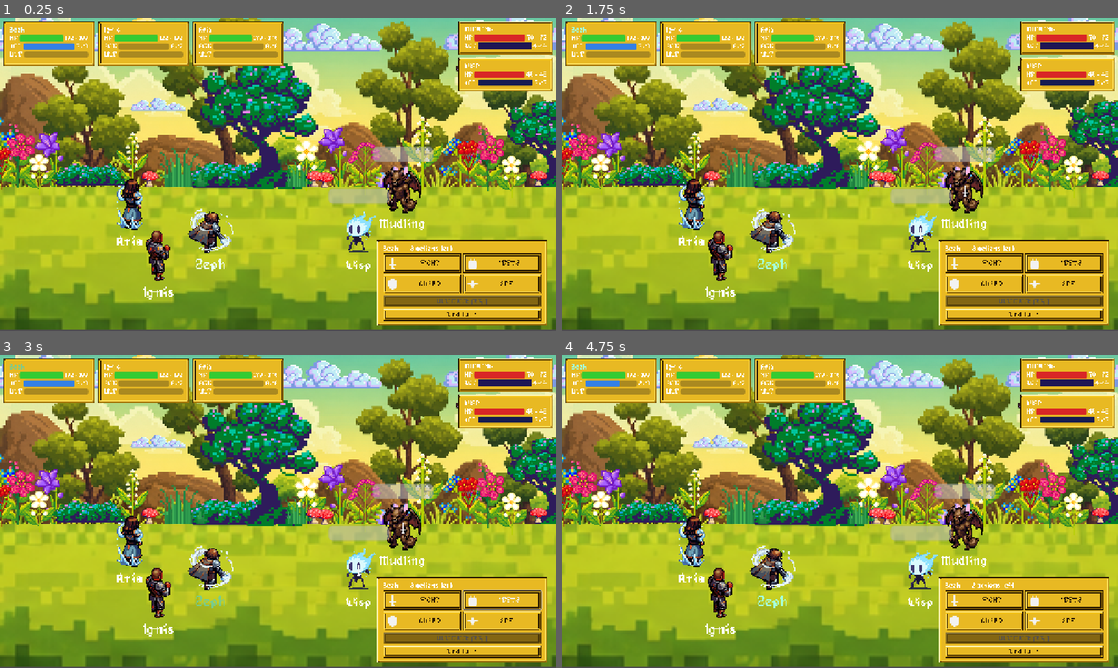
Above: before the commit, frames 1-4 (two rows, left to right).
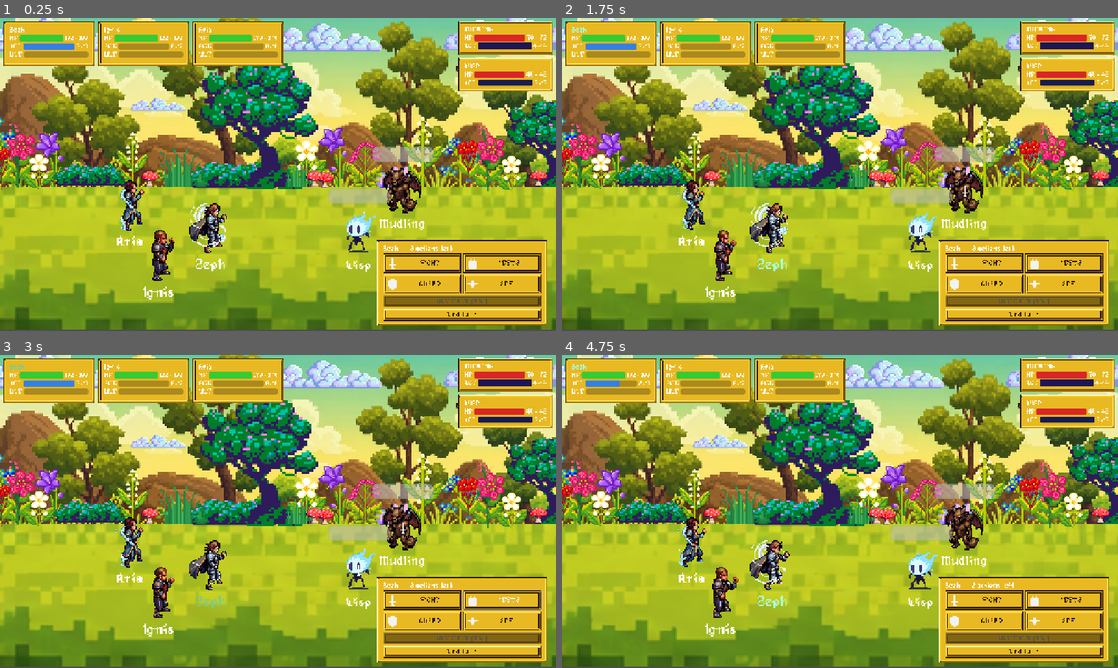
Above: after the commit, the same moments.

Repository: j75484696-bot/rpg_game_dmitra
Game: Godot game, scene res://scenes/battle/battle.tscn
Two runs of this game, one before a commit and one after it. Both use one fixed random seed, a clock stepped at 60 frames per second and the inputs below.
Inputs (mouse positions are in pixels of both pictures, inside the frame that each line leads up to):
- Up to frame 1 (0.25 s): no input
- Up to frame 2 (1.75 s): click "FIGHT" at 0.5 s; drag from (773, 227) to (962, 190) at 1.27 s
- Up to frame 3 (3 s): drag from (161, 592) to (400, 527) at 2.02 s; move the mouse to (127, 539) at 2.77 s; hold Right (ui_right) from 2.78 s (still down); click (127, 539) at 2.92 s
- Up to frame 4 (4.75 s): release Right (ui_right) at 3.5 s; click "ITEMS" at 3.5 s; drag from (962, 527) to (723, 592) at 4.27 s

The runs differ from the first frame. In frame 1, 1.7% of the frame differs, in the area x 21-42%, y 51-84%; in frame 2, 1.7%; in frame 3, 1.7%; in frame 4, 1.8%, in the area x 20-42%, y 51-84%.

Commit message:
Replace hero battle sprites and teach SpriteSheet to read grids
New idles for Ignis, Aria and Zeph: 192x192, a 3x3 grid of 64x64 cells,
8 frames used and the last slot blank.

SpriteSheet previously only sliced a single horizontal row. It now
handles both and works the layout out itself -- columns and rows from
the texture dimensions, frame count from how many cells have pixels in
them. Nothing is configured per file, so grid heroes and single-row
enemies coexist.

Fully transparent cells are SKIPPED. A square grid usually leaves
trailing slots empty, and a blank frame in a loop reads as a stutter.

Verified: heroes read the grid left-to-right, top-to-bottom, and the
empty cell at (128,128) is absent. Enemy strips unchanged.

  Zeph / Ignis / Aria   8 frames  (0,0) (64,0) (128,0) (0,64) ... (64,128)
  Mudling / Wisp        8 frames  (0,0) (64,0) (128,0) ... (448,0)

Guards one silent failure: a sheet of entirely blank cells would leave
an animation with zero frames, which Godot draws as nothing at all --
the sprite would just vanish, with no error. That falls back to slicing
the whole grid.

Co-Authored-By: Claude Opus 5 <noreply@anthropic.com>

Diff:
--- a/core/SpriteSheet.gd
+++ b/core/SpriteSheet.gd
@@ -56,8 +56,47 @@
 		frames.add_frame(ANIM, slice)
 	return frames
 
-# Frame count inferred from the texture, so a strip can be re-exported with a
-# different number of frames without touching code.
+# Slice any sheet, single row or grid, without being told which.
+#
+# Cells are read left-to-right, top-to-bottom. Fully transparent cells are
+# SKIPPED — sheets are often laid out on a square grid with the last slot or
+# two left empty, and a blank frame in the loop reads as a stutter.
+#
+# Nothing about the layout is passed in: the grid comes from the texture
+# dimensions and the frame count from how many cells have pixels in them. A
+# sheet re-exported with more frames, or a different number of rows, just works.
 static func strip_auto(texture: Texture2D, cell: int = 64, fps: float = 12.0) -> SpriteFrames:
-	var count: int = max(1, int(texture.get_width() / cell))
-	return strip(texture, cell, count, fps)
+	var cols: int = max(1, int(texture.get_width() / cell))
+	var rows: int = max(1, int(texture.get_height() / cell))
+	if rows == 1:
+		return strip(texture, cell, cols, fps)
+
+	var frames := SpriteFrames.new()
+	frames.clear_all()
+	frames.add_animation(ANIM)
+	frames.set_animation_loop(ANIM, true)
+	frames.set_animation_speed(ANIM, fps)
+
+	var image := texture.get_image()
+	for row in rows:
+		for col in cols:
+			if _is_blank(image, col * cell, row * cell, cell):
+				continue
+			var slice := AtlasTexture.new()
+			slice.atlas = texture
+			slice.region = Rect2(col * cell, row * cell, cell, cell)
+			slice.filter_clip = true
+			frames.add_frame(ANIM, slice)
+
+	# A sheet of entirely blank cells would leave an animation with no frames,
+	# which Godot draws as nothing at all. Fall back to the whole grid.
+	if frames.get_frame_count(ANIM) == 0:
+		return strip(texture, cell, cols * rows, fps)
+	return frames
+
+static func _is_blank(image: Image, x: int, y: int, cell: int) -> bool:
+	for py in range(y, min(y + cell, image.get_height())):
+		for px in range(x, min(x + cell, image.get_width())):
+			if image.get_pixel(px, py).a > 0.0:
+				return false
+	return true
Binary file changed: assets/sprites/characters/hero_aria_bidle.png
Binary file changed: assets/sprites/characters/hero_ignis_bidle.png
Binary file changed: assets/sprites/characters/hero_zeph_bidle.png
Not shown, changed: CHANGELOG.md
Not shown, changed: NAMING.md
